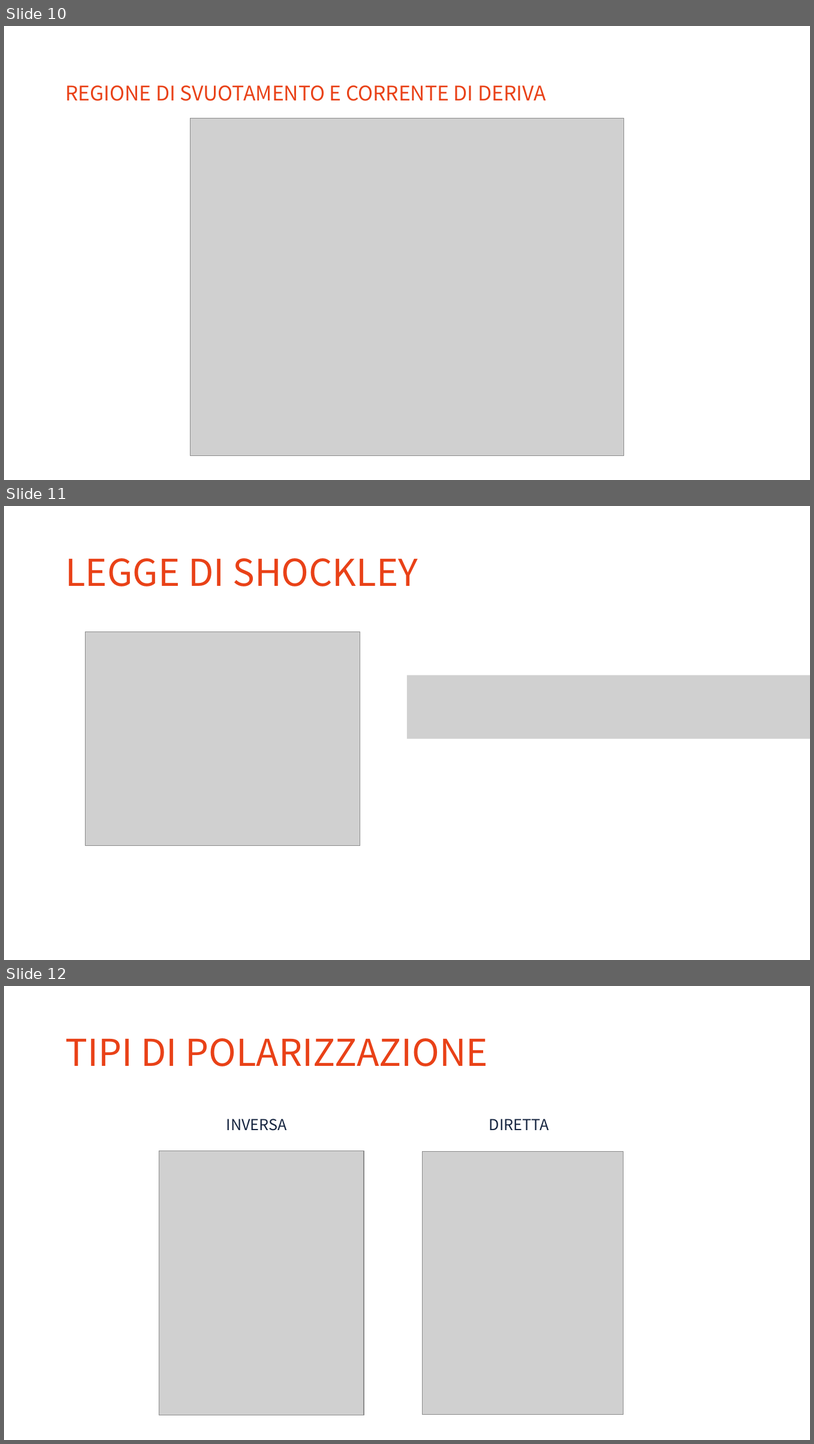
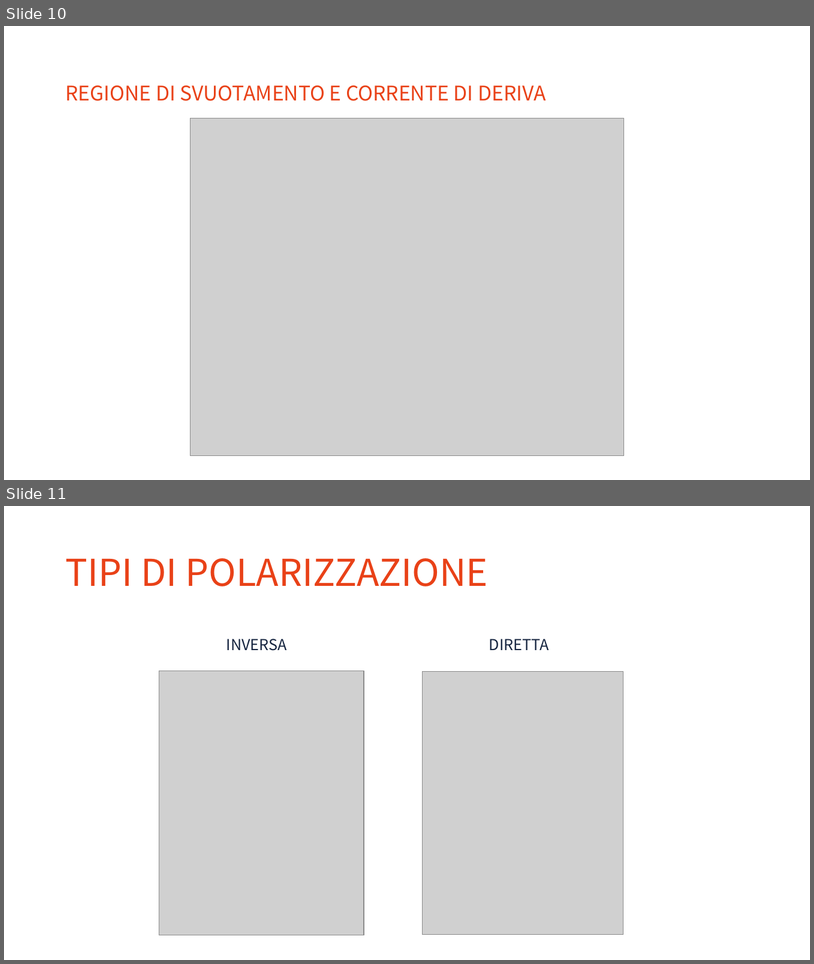
Before and after one commit to marcogobbo/lab-nucleare-subnucleare, a slide deck: Presentazione LAB3.pptx. Shown one above the other, each under a label of ours: slides 10, 11 and 12 before the commit, slides 10 and 11 after it. The pictures are 814x1444 and 814x964 pixels, drawn with LibreOffice and Linux fonts; fonts in the diff are those of the drawing; grey boxes stand for pictures. Boxes give left, top, right and bottom in pixels: in the first picture for what was removed or moved away, otherwise in the second. Text is boxed around its words. In the diff, an @@ line names an element or a change of style, - is before the commit and + after.

```diff
--- a/Presentazione LAB3.pptx
+++ b/Presentazione LAB3.pptx
@@ slide 11 removed at (4,506,810,960), background #FFFFFF @@
@@ title removed at (65,558,418,586) @@
-LEGGE DI SHOCKLEY
@@ picture removed at (86,632,360,846) @@
@@ picture removed at (408,675,810,738) @@
@@ what was slide 12 is now slide 11 @@
```
Also in this commit, not shown: 1 slide changed, 2 other slides removed.
